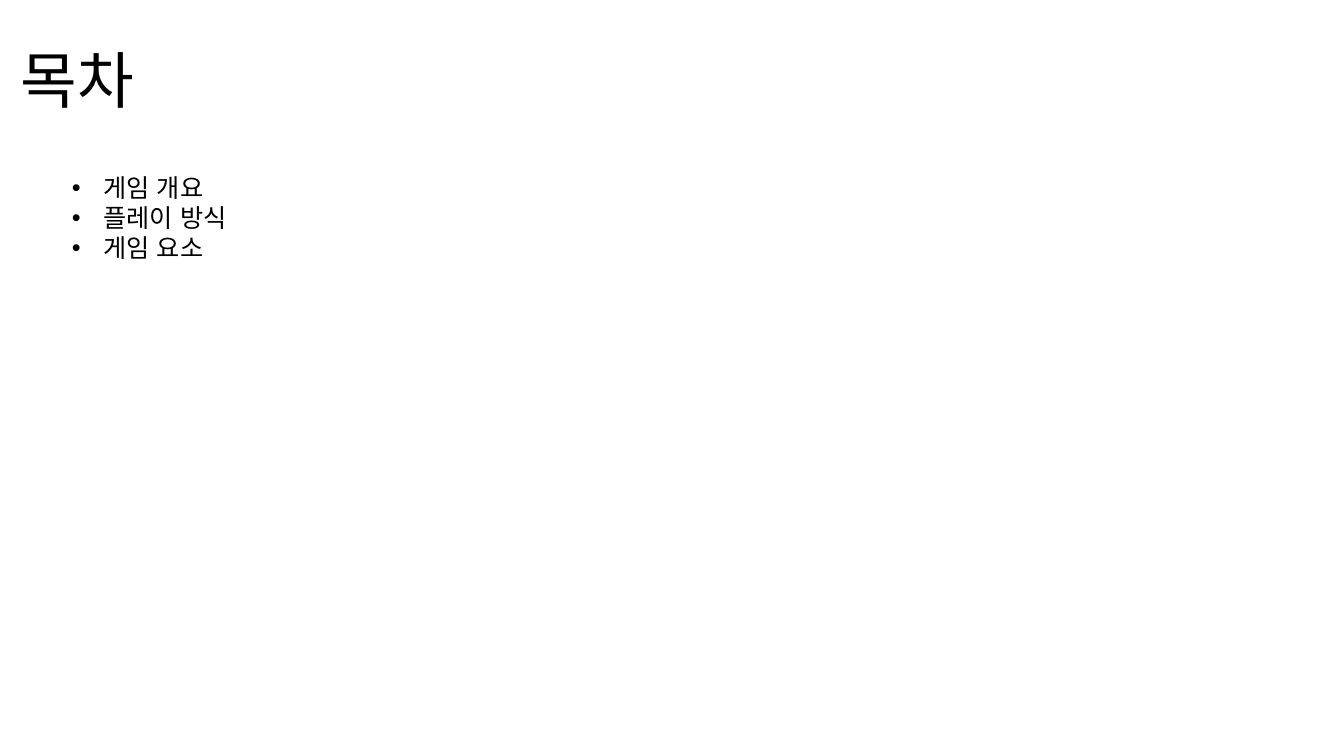
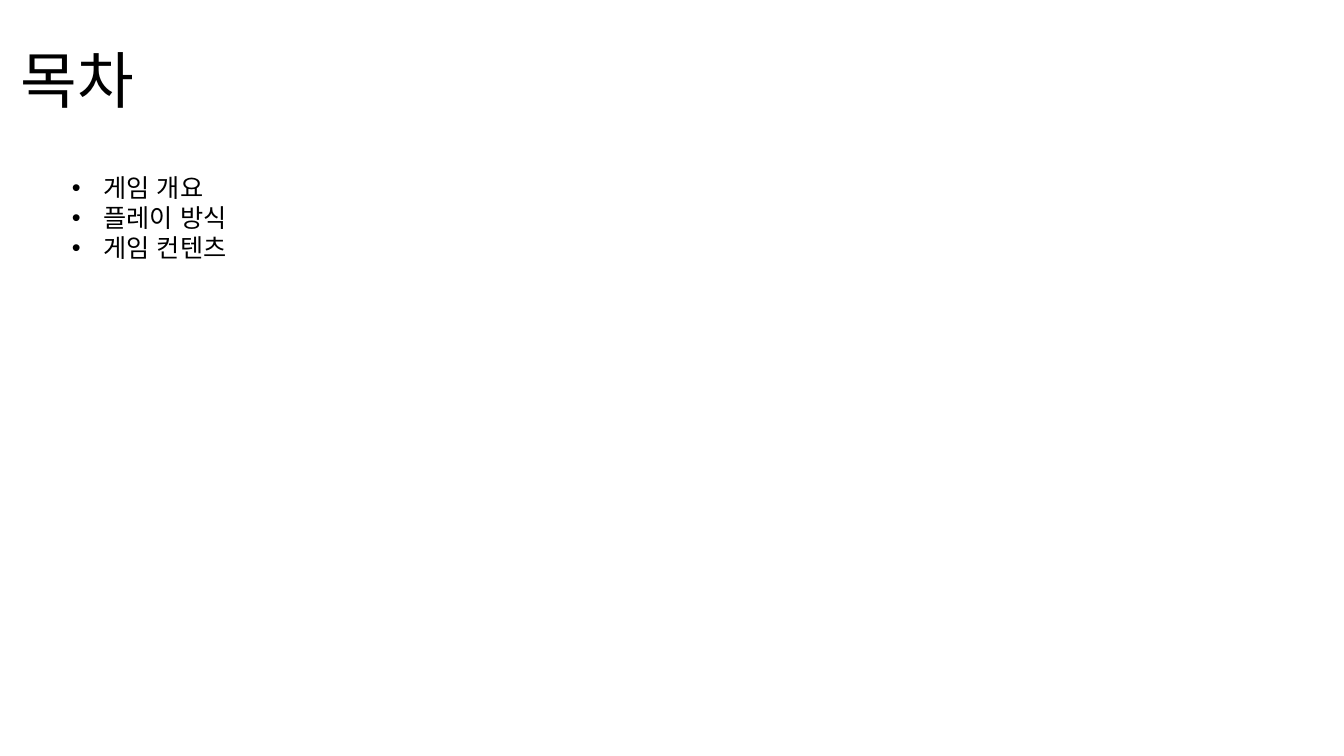
Before and after one commit to weariness00/Mandle_10Minute_Game, a slide deck: slide 2 of document/Please Leave me alone!.pptx. Drawn at 1344x756 pixels with LibreOffice and Linux fonts; fonts in the diff are those of the drawing. Boxes give left, top, right and bottom in pixels: in the first picture for what was removed or moved away, otherwise in the second. Text is boxed around its words. In the diff, an @@ line names an element or a change of style, - is before the commit and + after.

Commit message:
20250201_기획서_update
- 방해 이벤트 예시틀 작성
- 러닝게임(미니 게임) 작성 완료

```diff
--- a/document/Please Leave me alone!.pptx
+++ b/document/Please Leave me alone!.pptx
@@ text at (x1=103, y1=236, x2=227, y2=259): text changed @@
-• 게임 요소
+• 게임 컨텐츠
```
Also in this commit, not shown: 4 other slides changed, 4 slides added.
